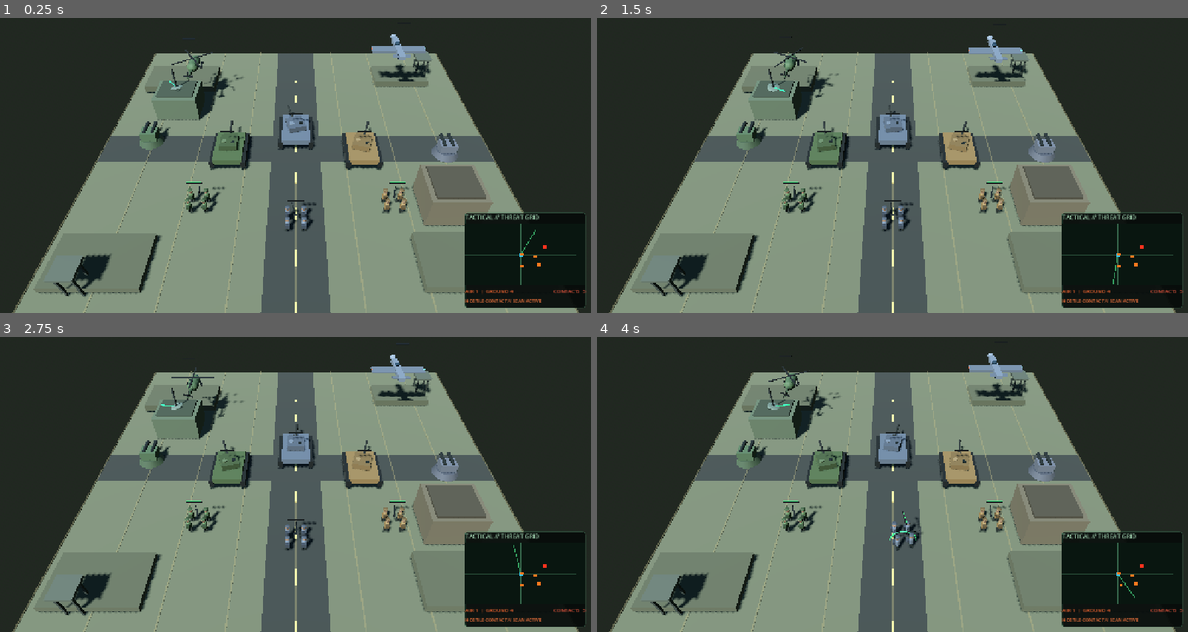
Above: before the commit, frames 1-4 (two rows, left to right).
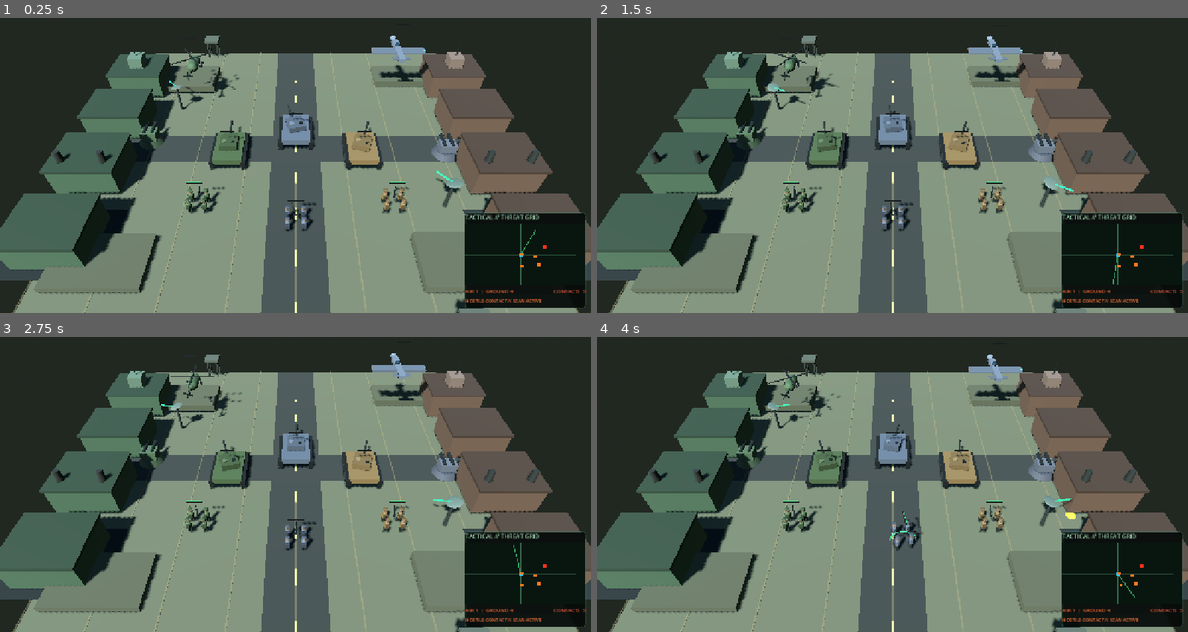
Above: after the commit, the same moments.

Repository: Jamalalbaroty/storm-generals-mobil
Game: Godot game, scene res://prototype_3d/battlefield_3d.tscn
Two runs of this game, one before a commit and one after it. Both use one fixed random seed, a clock stepped at 60 frames per second and the inputs below. This scene is started directly instead of the project's main scene.
Inputs (mouse positions are in pixels of both pictures, inside the frame that each line leads up to):
- Up to frame 1 (0.25 s): no input
- Up to frame 2 (1.5 s): move the mouse to (1022, 130) at 0.52 s; click (1022, 130) at 0.67 s; drag from (774, 162) to (862, 212) at 1.27 s
- Up to frame 3 (2.75 s): move the mouse to (354, 393) at 2.02 s; click (354, 393) at 2.17 s
- Up to frame 4 (4 s): drag from (862, 531) to (715, 416) at 2.77 s; move the mouse to (1069, 516) at 3.52 s; click (1069, 516) at 3.67 s

The runs differ from the first frame. In frame 1, 21% of the frame differs, in the area x 0-100%, y 5-100%; in frame 2, 21%; in frame 3, 21%; in frame 4, 21%.

Commit message:
feat: build opposing 3D military base complexes

Diff:
--- a/prototype_3d/battlefield_3d.gd
+++ b/prototype_3d/battlefield_3d.gd
@@ -268,11 +268,129 @@
 	_add_road(Vector3(0.0, -0.04, 0.0), Vector2(ARENA_SIZE, 4.2), 0.0)
 	_add_road_markings()
 
-	# Compact field outposts placed away from the showcase vehicles.
-	_add_field_structure(Vector3(-14.0, 0.0, -7.0), Vector3(5.0, 2.8, 4.0), Color(0.34, 0.38, 0.30), true)
-	_add_field_structure(Vector3(14.0, 0.0, 8.0), Vector3(5.0, 3.2, 4.5), Color(0.39, 0.36, 0.29), false)
-	_add_watch_tower(Vector3(17.0, 0.0, -15.0))
-	_add_watch_tower(Vector3(-17.0, 0.0, 16.0))
+	# Two opposing modular base complexes frame the central battlefield.
+	_build_base_complex(Vector3(-20.0, 0.0, 0.0), Color(0.28, 0.36, 0.27), "american")
+	_build_base_complex(Vector3(20.0, 0.0, 0.0), Color(0.39, 0.31, 0.25), "chinese")
+	_add_watch_tower(Vector3(-12.0, 0.0, -20.0))
+	_add_watch_tower(Vector3(12.0, 0.0, 20.0))
+
+func _build_base_complex(origin: Vector3, tint: Color, faction_id: String) -> void:
+	_add_base_building(origin + Vector3(0.0, 0.0, -12.0), "command", tint, faction_id)
+	_add_base_building(origin + Vector3(0.0, 0.0, -4.0), "barracks", tint, faction_id)
+	_add_base_building(origin + Vector3(0.0, 0.0, 4.0), "factory", tint, faction_id)
+	_add_base_building(origin + Vector3(0.0, 0.0, 12.0), "airfield", tint, faction_id)
+
+func _add_base_building(at: Vector3, kind: String, tint: Color, faction_id: String) -> void:
+	var building := Node3D.new()
+	building.name = faction_id + "_" + kind
+	building.position = at
+	building.set_meta("building_kind", kind)
+	building.set_meta("faction_id", faction_id)
+	add_child(building)
+
+	if kind == "airfield":
+		var apron := MeshInstance3D.new()
+		var apron_mesh := PlaneMesh.new()
+		apron_mesh.size = Vector2(9.0, 7.0)
+		apron.mesh = apron_mesh
+		apron.position.y = 0.025
+		var apron_material := _make_armour_material(Color(0.16, 0.18, 0.17))
+		apron_material.roughness = 1.0
+		apron.material_override = apron_material
+		building.add_child(apron)
+
+	var body := MeshInstance3D.new()
+	var body_mesh := BoxMesh.new()
+	body_mesh.size = Vector3(6.2, 3.0, 5.2)
+	body.mesh = body_mesh
+	body.position.y = 1.5
+	body.material_override = _make_armour_material(tint)
+	building.add_child(body)
+
+	var roof := MeshInstance3D.new()
+	var roof_mesh := BoxMesh.new()
+	roof_mesh.size = Vector3(6.5, 0.28, 5.5)
+	roof.mesh = roof_mesh
+	roof.position.y = 3.08
+	roof.material_override = _make_armour_material(tint.darkened(0.30))
+	building.add_child(roof)
+
+	var faction_stripe := MeshInstance3D.new()
+	var stripe_mesh := BoxMesh.new()
+	stripe_mesh.size = Vector3(5.5, 0.20, 0.12)
+	faction_stripe.mesh = stripe_mesh
+	faction_stripe.position = Vector3(0.0, 2.72, -2.67)
+	var stripe_color := Color(0.20, 0.48, 0.82) if faction_id == "american" else Color(0.82, 0.20, 0.16)
+	faction_stripe.material_override = _make_armour_material(stripe_color)
+	building.add_child(faction_stripe)
+
+	var door := MeshInstance3D.new()
+	var door_mesh := BoxMesh.new()
+	door_mesh.size = Vector3(1.15, 1.75, 0.10)
+	door.mesh = door_mesh
+	door.position = Vector3(0.0, 0.88, -2.66)
+	door.material_override = _make_armour_material(Color(0.10, 0.12, 0.11))
+	building.add_child(door)
+
+	for side in [-1.0, 1.0]:
+		var window := MeshInstance3D.new()
+		var window_mesh := BoxMesh.new()
+		window_mesh.size = Vector3(1.0, 0.58, 0.08)
+		window.mesh = window_mesh
+		window.position = Vector3(side * 1.72, 2.05, -2.67)
+		var glass := StandardMaterial3D.new()
+		glass.albedo_color = Color(0.12, 0.25, 0.30)
+		glass.metallic = 0.35
+		glass.roughness = 0.18
+		glass.emission_enabled = true
+		glass.emission = Color(0.035, 0.10, 0.13)
+		glass.emission_energy_multiplier = 0.45
+		window.material_override = glass
+		building.add_child(window)
+
+	if kind == "command":
+		var command_tower := MeshInstance3D.new()
+		var tower_mesh := BoxMesh.new()
+		tower_mesh.size = Vector3(1.7, 1.35, 1.7)
+		command_tower.mesh = tower_mesh
+		command_tower.position = Vector3(0.0, 3.85, 0.0)
+		command_tower.material_override = _make_armour_material(tint.lightened(0.12))
+		building.add_child(command_tower)
+		var antenna := MeshInstance3D.new()
+		var antenna_mesh := CylinderMesh.new()
+		antenna_mesh.top_radius = 0.025
+		antenna_mesh.bottom_radius = 0.045
+		antenna_mesh.height = 1.8
+		antenna.mesh = antenna_mesh
+		antenna.position = Vector3(0.0, 5.42, 0.0)
+		antenna.material_override = _make_armour_material(Color(0.12, 0.14, 0.13))
+		building.add_child(antenna)
+	elif kind == "factory":
+		for side in [-1.0, 1.0]:
+			var vent := MeshInstance3D.new()
+			var vent_mesh := CylinderMesh.new()
+			vent_mesh.top_radius = 0.28
+			vent_mesh.bottom_radius = 0.38
+			vent_mesh.height = 1.15
+			vent.mesh = vent_mesh
+			vent.position = Vector3(side * 2.0, 3.78, 1.25)
+			vent.material_override = _make_armour_material(Color(0.18, 0.19, 0.17))
+			building.add_child(vent)
+	elif kind == "airfield":
+		for side in [-1.0, 1.0]:
+			var runway_light := MeshInstance3D.new()
+			var light_mesh := SphereMesh.new()
+			light_mesh.radius = 0.11
+			light_mesh.height = 0.22
+			runway_light.mesh = light_mesh
+			runway_light.position = Vector3(side * 3.8, 0.18, 0.0)
+			var light_material := StandardMaterial3D.new()
+			light_material.albedo_color = Color(0.18, 0.72, 0.95)
+			light_material.emission_enabled = true
+			light_material.emission = light_material.albedo_color
+			light_material.emission_energy_multiplier = 1.3
+			runway_light.material_override = light_material
+			building.add_child(runway_light)
 
 func _add_road(at: Vector3, dimensions: Vector2, _angle: float) -> void:
 	var road := MeshInstance3D.new()
